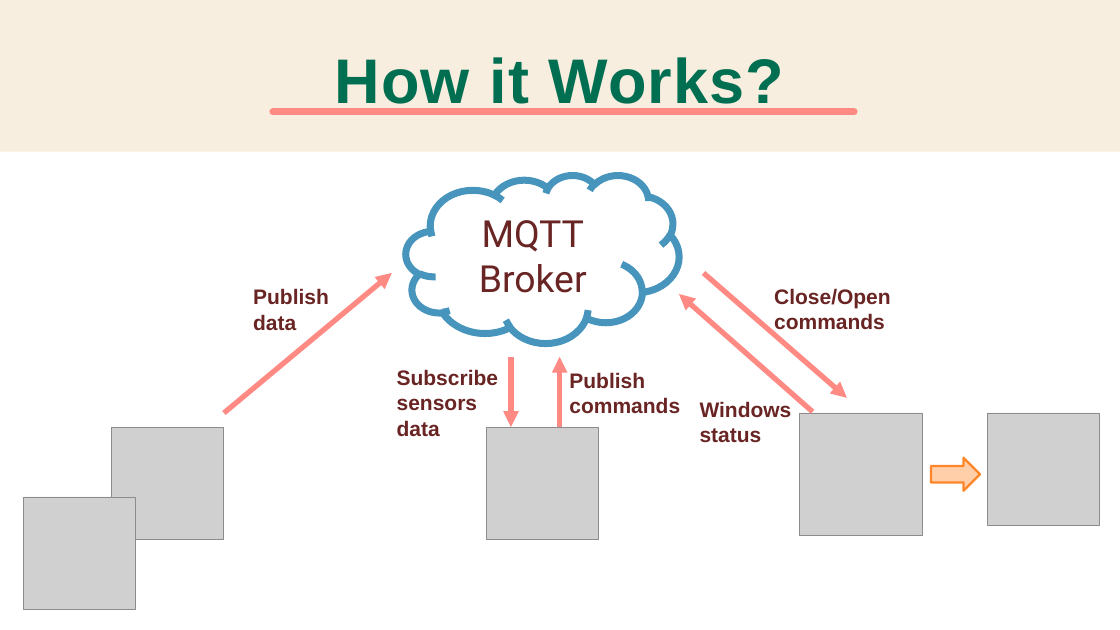
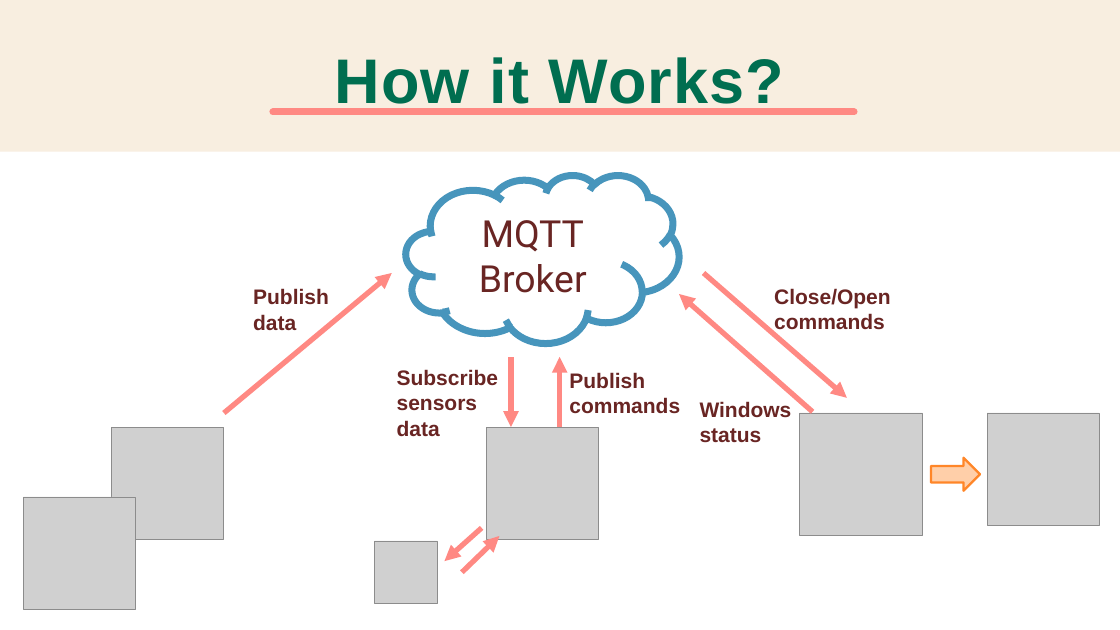
Before and after one commit to hadarasher/IOT_SMART_HOME, a slide deck: slide 6 of PureAir presentation.pptx. Drawn at 1120x630 pixels with LibreOffice and Linux fonts; fonts in the diff are those of the drawing; grey boxes stand for pictures. Boxes give left, top, right and bottom in pixels: in the first picture for what was removed or moved away, otherwise in the second. Text is boxed around its words. In the diff, an @@ line names an element or a change of style, - is before the commit and + after.

```diff
--- a/PureAir presentation.pptx
+++ b/PureAir presentation.pptx
@@ arrow added from (481, 528) to (444, 561), #FF8983 4.5 pt @@
@@ arrow added from (462, 572) to (499, 536), #FF8983 4.5 pt @@
@@ picture added at (x1=375, y1=541, x2=437, y2=603) @@
```
Also in this commit, not shown: 4 other slides changed, 2 slides added, 1 slide removed, 3 other files.
